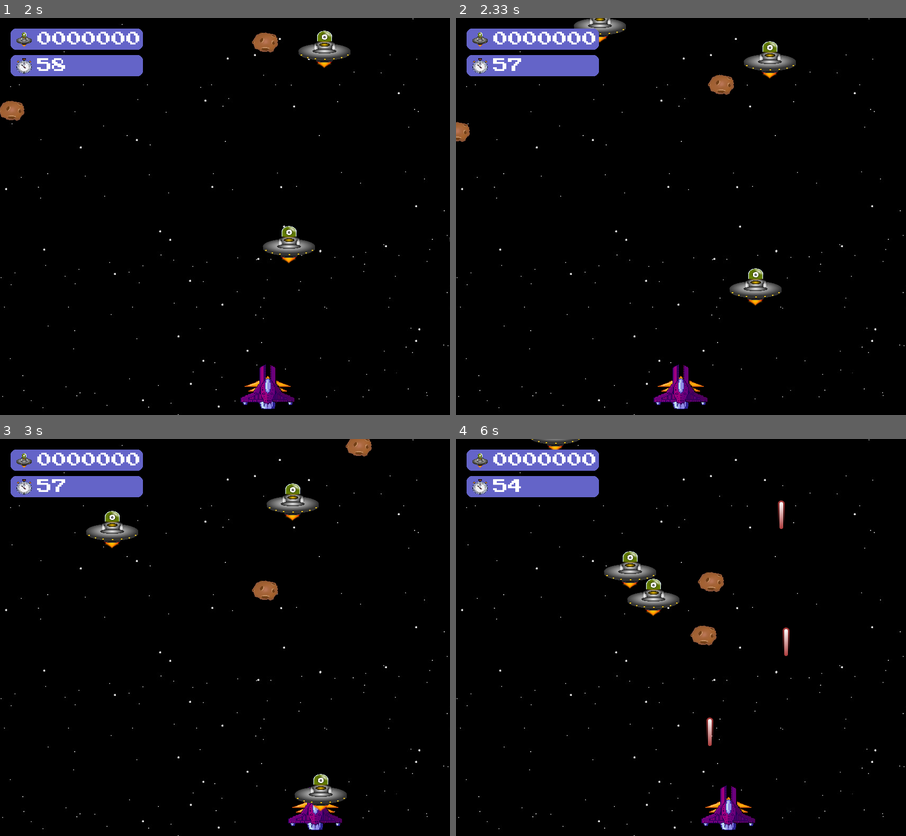
Above: before the commit, frames 1-4 (two rows, left to right).
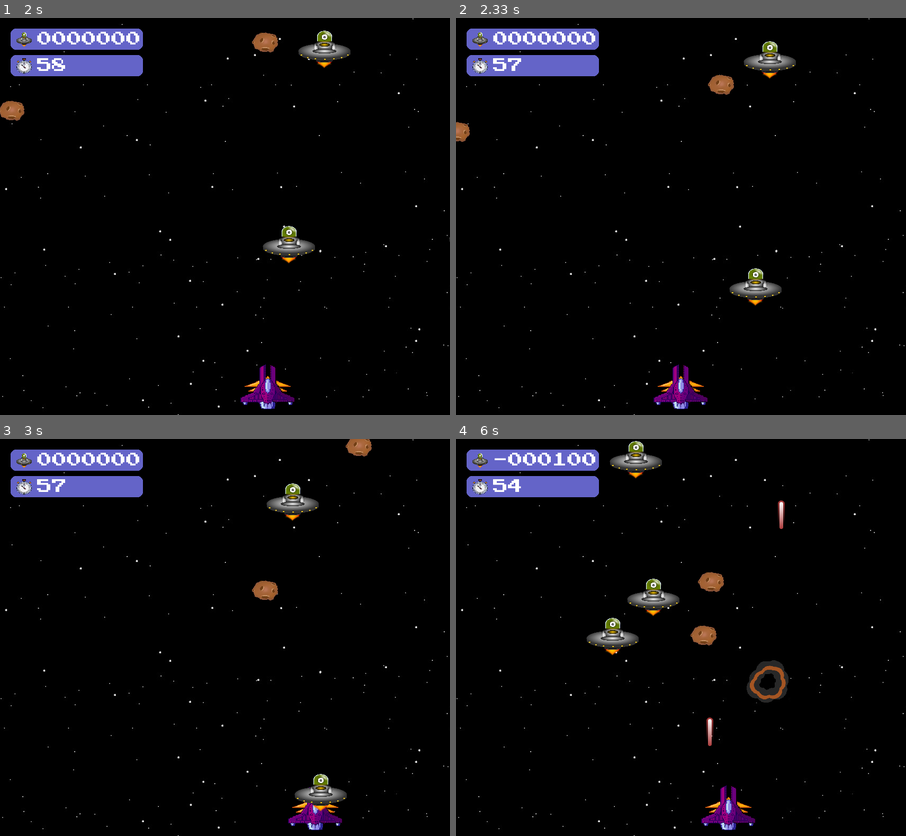
Above: after the commit, the same moments.

Repository: MicaeleGomes/Pygame
Game: pygame game, started from teste.py
The game is run twice, just before and just after one commit, with the same random seed, the same clock (stepped at 60 frames per second) and the same inputs.
Inputs:
- Up to frame 1 (2 s): hold Right 0.33-0.8 s; hold Right 0.83-1.3 s; hold Left 1.33-1.87 s; hold Left from 1.9 s (still down)
- Up to frame 2 (2.33 s): release Left at 2.3 s
- Up to frame 3 (3 s): hold Right 2.33-2.97 s
- Up to frame 4 (6 s): tap Space at 3, 3.4, 3.7, 3.9, 4.2, 4.4, 4.7, 4.9, 5.2, 5.47, 5.77, 5.9 s; hold Left 3.33-3.8 s; hold Right 3.83-4.3 s; hold Right 4.33-4.8 s; hold Left 4.83-5.37 s; hold Left 5.4-5.8 s; hold Right from 5.83 s (still down)

Frame 1 is identical in both runs. In frame 2, 0.4% of the frame differs, in the area x 26-38%, y 0-7%; in frame 3, 0.5%; in frame 4, 2.6%, in the area x 8-75%, y 0-67%.

Commit message:
Corrigindo lógica para perder ponto quando o alien não é atingido pelo tiro.

Diff:
--- a/game_screen.py
+++ b/game_screen.py
@@ -107,12 +107,12 @@
                 # Ganhou pontos!
                 score += 100
 
-            # Atualize o score se o alien passar da borda da tela
+            # Atualiza o score se o alien passar da borda da tela
             for alien in all_aliens:
                 if alien.rect.top > HEIGHT:
                     score -= 100
                     alien.kill()
-                    # Reposicione um novo alien
+                    # Reposicionando um novo alien
                     a = Alien(assets)
                     all_sprites.add(a)
                     all_aliens.add(a)
--- a/sprites.py
+++ b/sprites.py
@@ -91,14 +91,6 @@
         self.rect.x += self.speedx
         self.rect.y += self.speedy
 
-        # Se o alien passar do final da tela, volta para cima e sorteia
-        # novas posições e velocidades
-        if self.rect.top > HEIGHT or self.rect.right < 0 or self.rect.left > WIDTH:
-            self.rect.x = random.randint(0, WIDTH-ALIEN_WIDTH)
-            self.rect.y = random.randint(-100, -ALIEN_HEIGHT)
-            self.speedx = random.randint(-3, 4)
-            self.speedy = random.randint(2, 9)
-
 # Classe Bullet que representa os tiros
 class Bullet(pygame.sprite.Sprite):
     # Construtor da classe.
